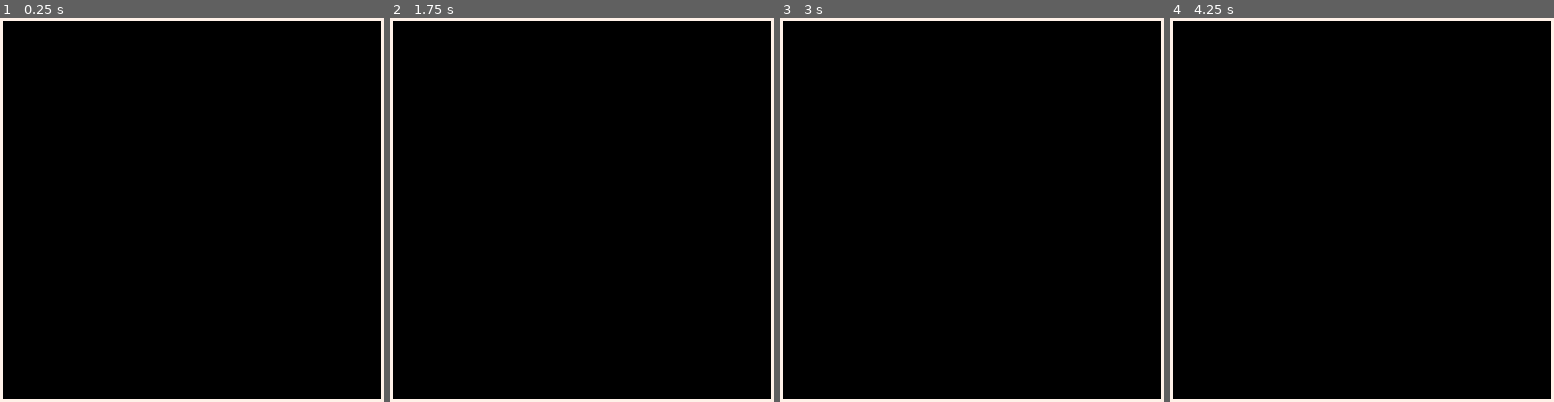
Above: before the commit, frames 1-4 (left to right).
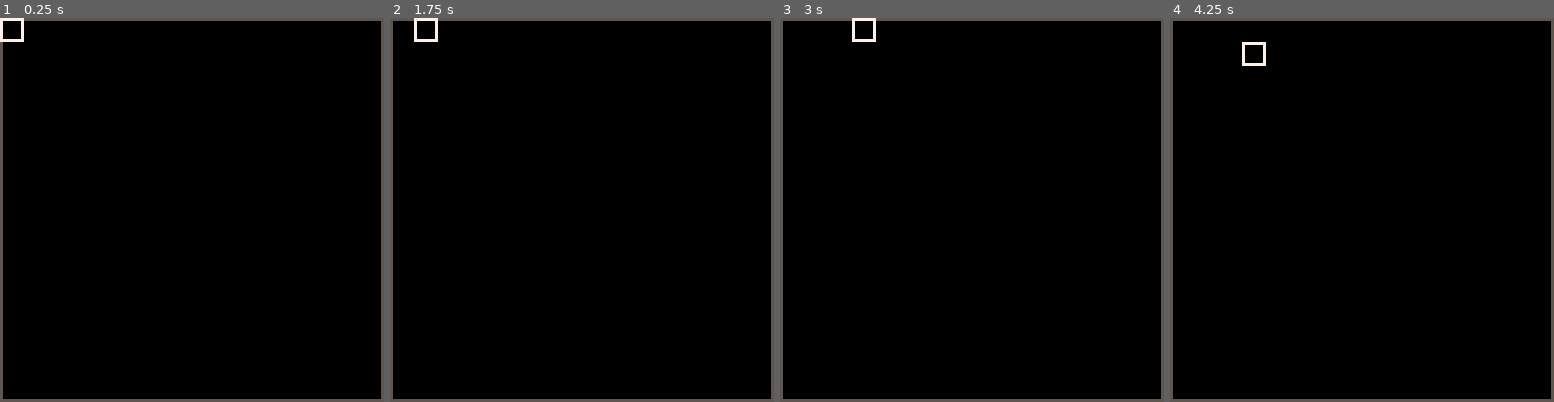
Above: after the commit, the same moments.

Repository: shen-sat/found
Game: PICO-8 cartridge game.p8
Same seed, same stepped clock (60 frames per second), same inputs: the game is played once before the commit and once after it.
Inputs:
- Up to frame 1 (0.25 s): no input
- Up to frame 2 (1.75 s): hold Right from 1.6 s (still down)
- Up to frame 3 (3 s): release Right at 2.1 s; hold Up 2.15-2.42 s; hold Right from 2.47 s (still down)
- Up to frame 4 (4.25 s): release Right at 3.03 s; hold Left 3.08-3.58 s; hold Down 3.63-3.97 s; hold Right from 4.02 s (still down)

The runs differ from the first frame. In frame 1, 3.1% of the frame differs, in the area x 0-100%, y 0-100%; in frame 2, 3.2%; in frame 3, 3.2%; in frame 4, 3.3%.

Commit message:
Add basic cursor, with bordered movement

Diff:
--- a/game.p8
+++ b/game.p8
@@ -1,13 +1,25 @@
 pico-8 cartridge // http://www.pico-8.com
-version 18
+version 32
 __lua__
 function _init()
-  -- game = {}
-  -- show_menu()
+  pointer = {
+   x = 0,
+   y = 0
+  }
 end
 
 function _update()
-  -- game.update()
+  if btnp(1) then
+    pointer.x = min(pointer.x + 8,120)
+  elseif btnp(0) then
+    -- if pointer.x + 8 > 127 then return end
+    -- pointer.x -= 8
+    pointer.x = max(pointer.x - 8,0)
+  elseif btnp(2) then
+    pointer.y = max(pointer.y - 8,0)
+  elseif btnp(3) then
+    pointer.y = min(pointer.y + 8,120)
+  end
 end
 
 function _draw()
@@ -19,7 +31,10 @@
 
   --controls (goes from 0-5)
   -- if btn(0) then do_something() end
-  rect(0,0,127,127,7) --border
+
+  rect(0,0,127,127,5) --border
+  -- pset(pointer.x,pointer.y,7)
+  spr(0,pointer.x,pointer.y)
 end
 
 -- function show_menu()
@@ -35,9 +50,11 @@
 -- end
 
 __gfx__
-00000000000000000000000000000000000000000000000000000000000000000000000000000000000000000000000000000000000000000000000000000000
-00000000000000000000000000000000000000000000000000000000000000000000000000000000000000000000000000000000000000000000000000000000
-00700700000000000000000000000000000000000000000000000000000000000000000000000000000000000000000000000000000000000000000000000000
-00077000000000000000000000000000000000000000000000000000000000000000000000000000000000000000000000000000000000000000000000000000
-00077000000000000000000000000000000000000000000000000000000000000000000000000000000000000000000000000000000000000000000000000000
-00700700000000000000000000000000000000000000000000000000000000000000000000000000000000000000000000000000000000000000000000000000
+77777777000000000000000000000000000000000000000000000000000000000000000000000000000000000000000000000000000000000000000000000000
+70000007000000000000000000000000000000000000000000000000000000000000000000000000000000000000000000000000000000000000000000000000
+70000007000000000000000000000000000000000000000000000000000000000000000000000000000000000000000000000000000000000000000000000000
+70000007000000000000000000000000000000000000000000000000000000000000000000000000000000000000000000000000000000000000000000000000
+70000007000000000000000000000000000000000000000000000000000000000000000000000000000000000000000000000000000000000000000000000000
+70000007000000000000000000000000000000000000000000000000000000000000000000000000000000000000000000000000000000000000000000000000
+70000007000000000000000000000000000000000000000000000000000000000000000000000000000000000000000000000000000000000000000000000000
+77777777000000000000000000000000000000000000000000000000000000000000000000000000000000000000000000000000000000000000000000000000
Not shown, changed: TODO.txt
